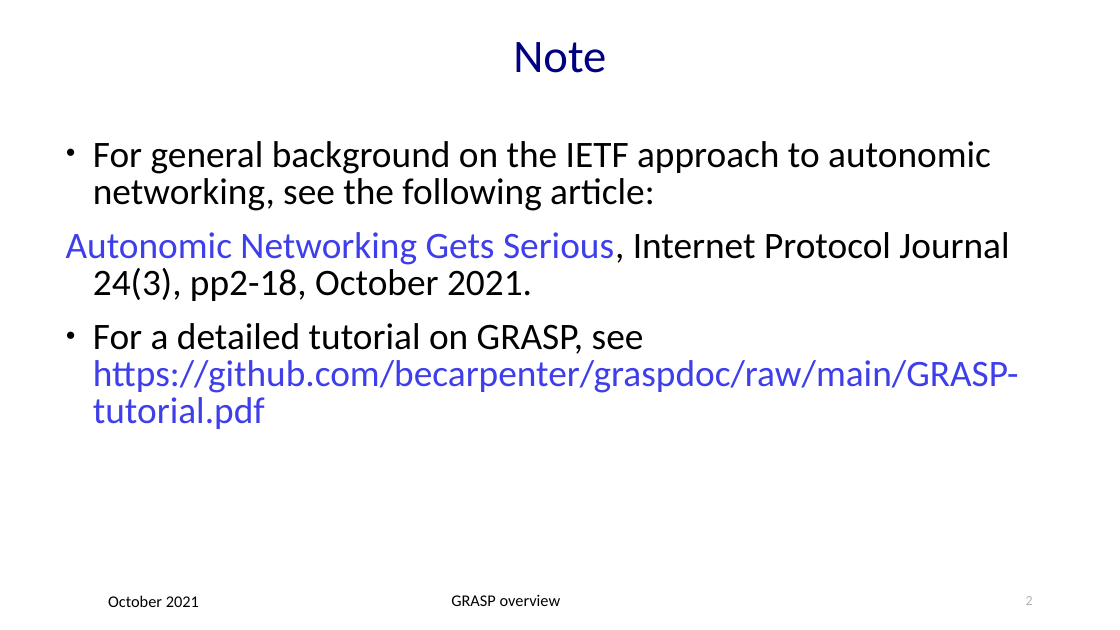
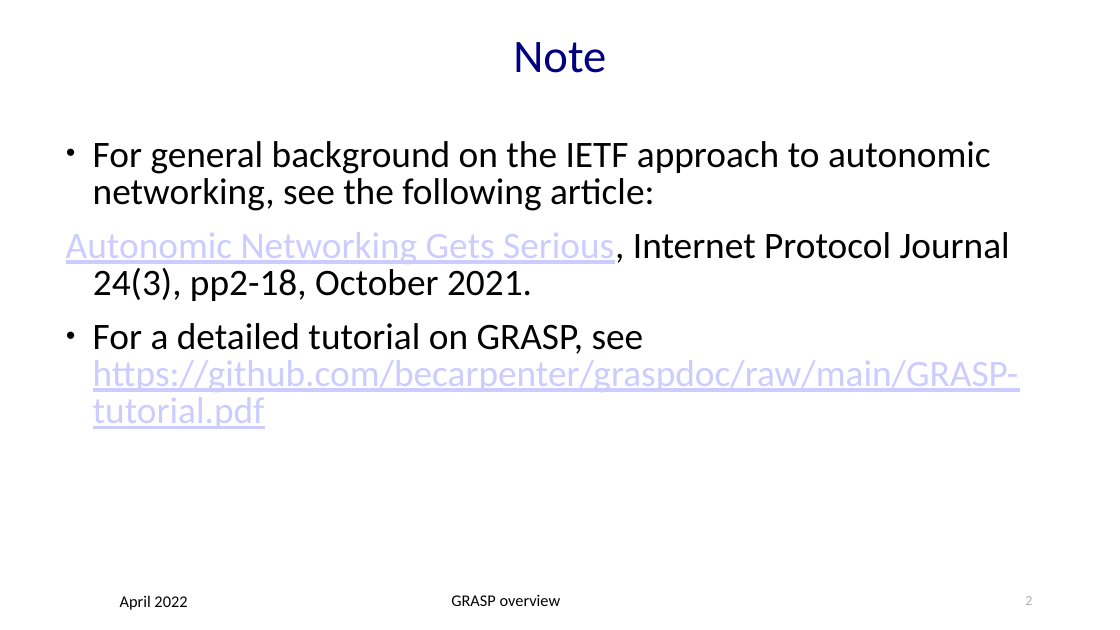
Before and after one commit to becarpenter/graspdoc, a slide deck: slide 2 of GRASP-intro.ppt. Drawn at 1120x630 pixels with LibreOffice and Linux fonts; fonts in the diff are those of the drawing. Boxes give left, top, right and bottom in pixels: in the first picture for what was removed or moved away, otherwise in the second. Text is boxed around its words. In the diff, an @@ line names an element or a change of style, - is before the commit and + after.

```diff
--- a/GRASP-intro.ppt
+++ b/GRASP-intro.ppt
@@ text at box(66, 232, 1019, 429): text colour #3E3EEB to #CCCCFF, underline on in "Autonomic Networking Gets Serious,", "https://github.com/becarpenter/graspdoc/raw/main/GRASP-tutor ..." @@
@@ text removed at box(108, 595, 199, 607) @@
-October 2021
@@ text added at box(120, 595, 187, 610), 14 pt, text #000000 @@
+April 2022
```
Also in this commit, not shown: 13 other slides changed, 5 other files.
